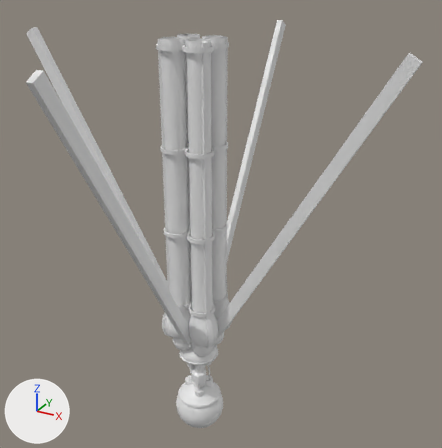
Renders of the FBX model Assets/FBX/BallforGate.fbx from each side of a commit.
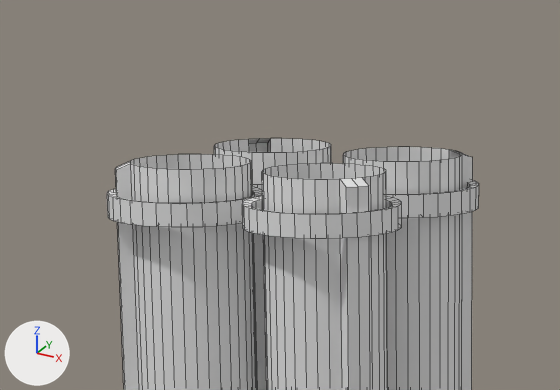
The first picture shows the older version from a camera (50 mm lens) standing at (10.83, -17.82, 18.46) and looking at (0.56, 0.86, 9.12). The close-ups show both versions on the part from 31% to 55% of the width and 2% to 19% of the height of that picture; other places that the commit changed are outside them. Lighting does not change. The marker at lower left points along +X, +Y and +Z. The close-ups show mesh edges as thin lines. Where no turn or scale is listed for an object, it has been applied to the vertices.
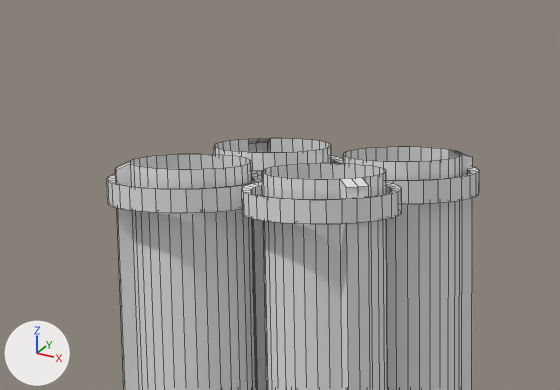
What differs and where, as boxes (x1, y1, x2, y2) in the close-ups (560 x 390 px):
'Circle.003', moved: before (107, 181, 479, 238); after (106, 156, 479, 224)

What changed in the scene script:
```text
Change me_circle_006:
    where me_circle_006.from_pydata(...)  # 512 vertices, 512 faces; spans x -1.0..1.0, y -1.05..0.96, z 15.67..15.81
    used by ob_circle_003; location = (0.0, 0.0, 0.0)
    me_circle_006 part 1: the whole mesh is moved by (0.0, 0.0, -9.6)
Change ob_circle_003:
    ob_circle_003.location: (0.0, 0.0, 0.0) -> (0.0, 0.0, 9.687)
```
